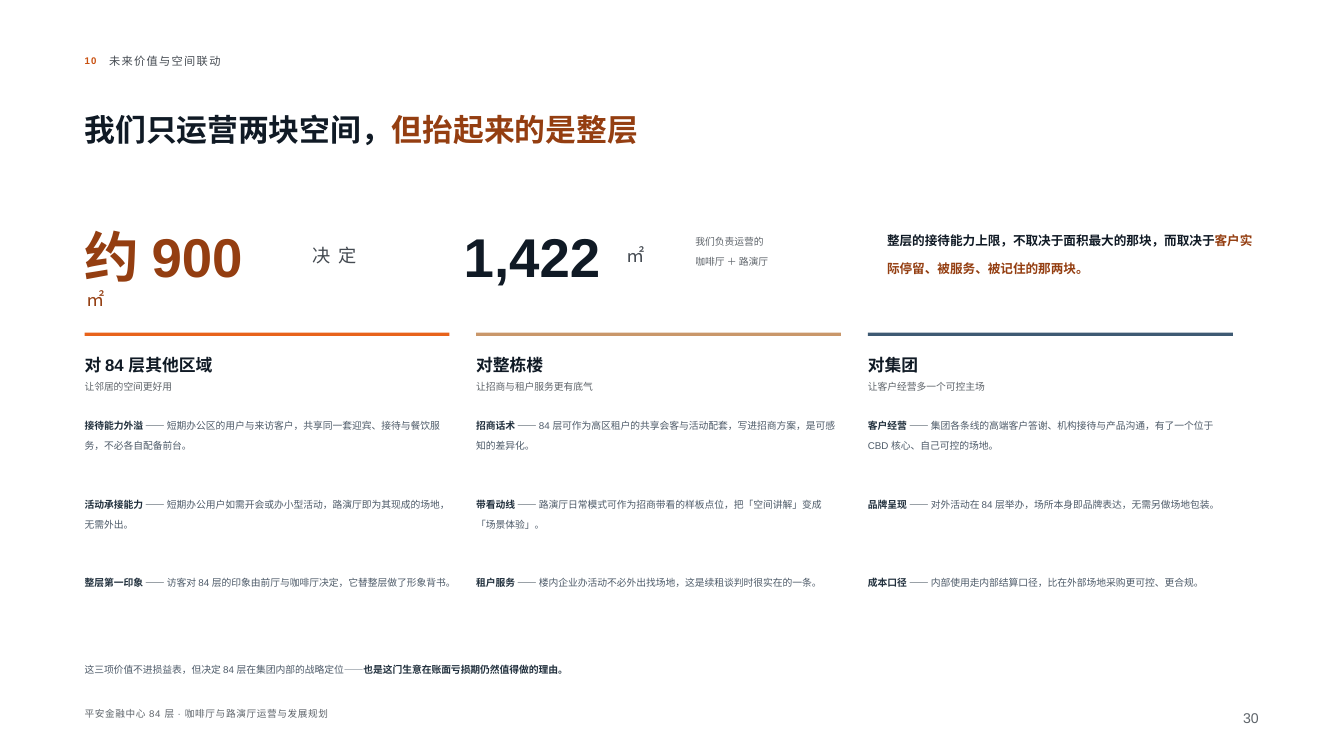
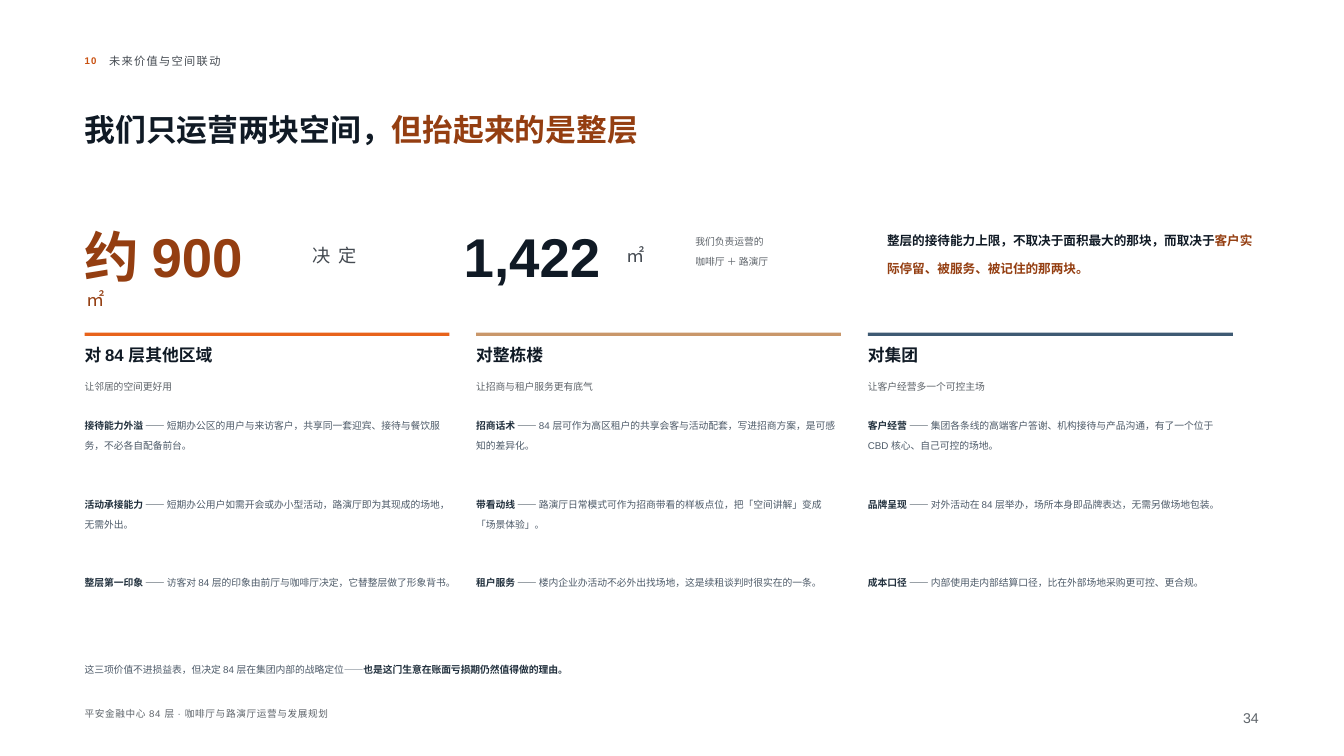
Before and after one commit to Kashing79/kashing, a slide deck: slide 34 of 84F汇报/平安金融中心84层·咖啡厅与路演厅运营与发展规划（正式汇报版）.pptx (slide 30 before the commit). Drawn at 1344x756 pixels with LibreOffice and Linux fonts; fonts in the diff are those of the drawing; background and template pictures are left out. Boxes give left, top, right and bottom in pixels: in the first picture for what was removed or moved away, otherwise in the second. Text is boxed around its words. In the diff, an @@ line names an element or a change of style, - is before the commit and + after.

```diff
--- a/84F汇报/平安金融中心84层·咖啡厅与路演厅运营与发展规划（正式汇报版）.pptx
+++ b/84F汇报/平安金融中心84层·咖啡厅与路演厅运营与发展规划（正式汇报版）.pptx
@@ 3 texts: place and size @@
-3 texts at <box>85,356,918,373</box>
+3 texts at <box>85,346,918,363</box>
@@ text at <box>1243,713,1259,723</box>: text changed @@
-30
+34
```
Also in this commit, not shown: 37 other slides changed, 5 slides added, 57 other files.
